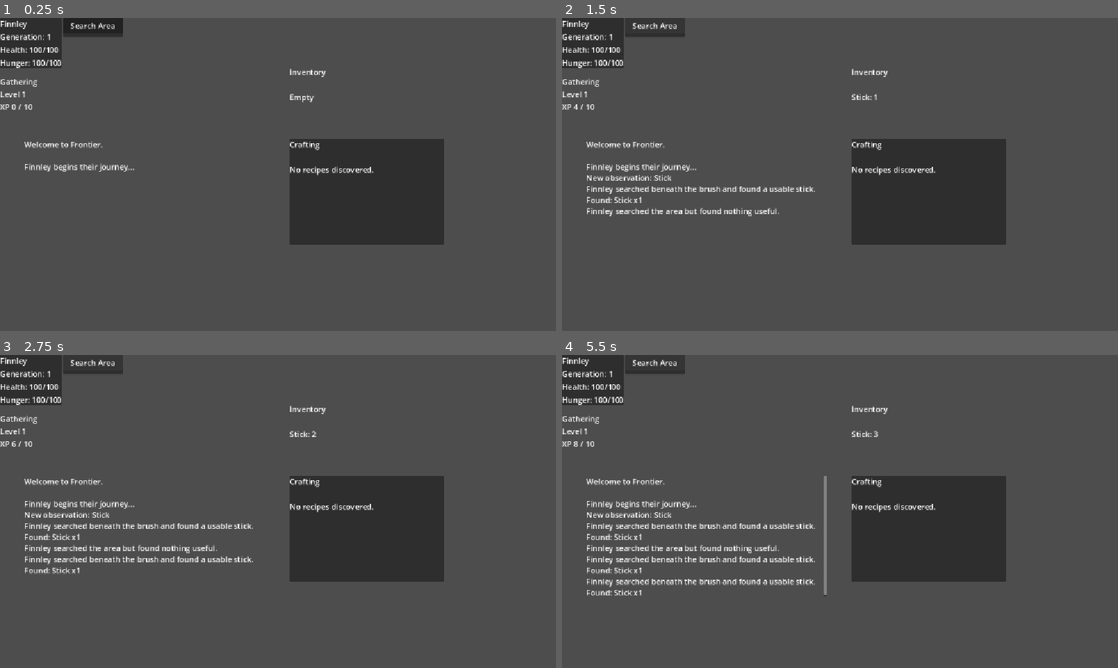
Above: before the commit, frames 1-4 (two rows, left to right).
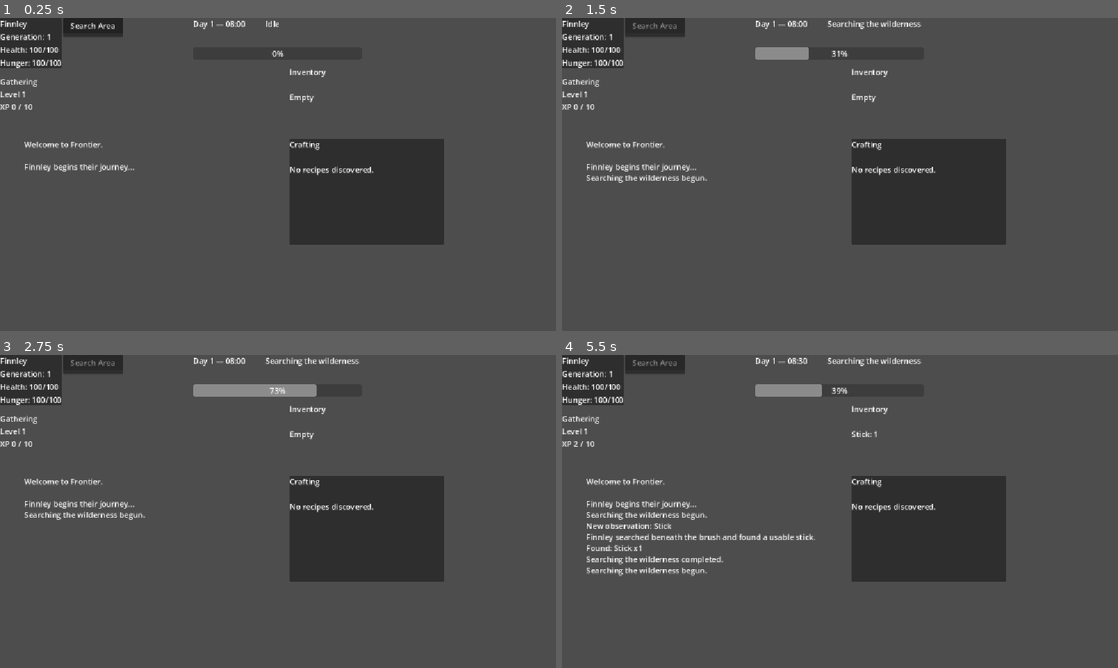
Above: after the commit, the same moments.

Repository: thegrundle-git/frontierthegame
Game: Godot game, scene res://scenes/Main.tscn
Two runs of this game, one before a commit and one after it. Both use one fixed random seed, a clock stepped at 60 frames per second and the inputs below.
Inputs (mouse positions are in pixels of both pictures, inside the frame that each line leads up to):
- Up to frame 1 (0.25 s): no input
- Up to frame 2 (1.5 s): click "Search Area" at 0.5 s; click (656, 24) at 1.25 s, where only the run before the commit has a clickable "Search Area"
- Up to frame 3 (2.75 s): click (94, 361) at 2 s, where only the run before the commit has a clickable "Search Area"
- Up to frame 4 (5.5 s): tap Enter at 4.25 s

The runs differ from the first frame. In frame 1, 0.2% of the frame differs, in the area x 34-51%, y 0-13%; in frame 2, 2.1%; in frame 3, 3.1%; in frame 4, 3.9%, in the area x 2-65%, y 0-77%.

Commit message:
v0.1.6 - Added universal timed actions

Diff:
--- a/project.godot
+++ b/project.godot
@@ -22,6 +22,8 @@
 DiscoveryDatabase="*uid://jfc5vxsamlu7"
 DiscoveryManager="*uid://dqpsuwqeclegs"
 RecipeDatabase="*uid://cejfhmr1ugfi1"
+TimeManager="*uid://bekt6l36bngmd"
+ActionManager="*uid://co7t7p8hapcmt"
 
 [display]
 
--- a/scenes/ui/GameUI.tscn
+++ b/scenes/ui/GameUI.tscn
@@ -95,5 +95,27 @@
 layout_mode = 2
 text = "Craft Stone Axe"
 
+[node name="TimeLabel" type="Label" parent="." unique_id=403008620]
+layout_mode = 0
+offset_left = 400.0
+offset_right = 509.0
+offset_bottom = 49.0
+text = "TimeLabel:
+Day 1 — 08:00"
+
+[node name="CurrentActionLabel" type="Label" parent="." unique_id=1488720176]
+layout_mode = 0
+offset_left = 550.0
+offset_right = 706.0
+offset_bottom = 49.0
+text = "Idle"
+
+[node name="ActionProgress" type="ProgressBar" parent="." unique_id=1576193156]
+layout_mode = 0
+offset_left = 400.0
+offset_top = 60.0
+offset_right = 750.0
+offset_bottom = 87.0
+
 [connection signal="pressed" from="ActionPanel/ActionList/SearchButton" to="." method="_on_search_button_pressed"]
 [connection signal="pressed" from="CraftPanel/CraftList/CraftButton" to="." method="_on_craft_button_pressed"]
--- /dev/null
+++ b/scripts/autoload/ActionManager.gd
@@ -0,0 +1,93 @@
+extends Node
+
+
+signal action_started(action_name: String)
+signal action_progress_changed(progress: float)
+signal action_completed(action_name: String)
+signal busy_changed(is_busy: bool)
+
+
+var is_busy: bool = false
+var current_action_name: String = ""
+var current_progress: float = 0.0
+
+var _elapsed_seconds: float = 0.0
+var _duration_seconds: float = 0.0
+var _game_minutes: int = 0
+var _completion_callback: Callable
+
+
+func _process(delta: float) -> void:
+	if not is_busy:
+		return
+
+	_elapsed_seconds += delta
+
+	if _duration_seconds <= 0.0:
+		current_progress = 1.0
+	else:
+		current_progress = clamp(
+			_elapsed_seconds / _duration_seconds,
+			0.0,
+			1.0
+		)
+
+	action_progress_changed.emit(current_progress)
+
+	if current_progress >= 1.0:
+		_finish_action()
+
+
+func start_action(
+	action_name: String,
+	duration_seconds: float,
+	game_minutes: int,
+	completion_callback: Callable
+) -> bool:
+	if is_busy:
+		return false
+
+	if not completion_callback.is_valid():
+		push_error(
+			"Cannot start action with an invalid callback."
+		)
+		return false
+
+	is_busy = true
+	current_action_name = action_name
+	current_progress = 0.0
+
+	_elapsed_seconds = 0.0
+	_duration_seconds = max(duration_seconds, 0.01)
+	_game_minutes = max(game_minutes, 0)
+	_completion_callback = completion_callback
+
+	busy_changed.emit(true)
+	action_started.emit(current_action_name)
+	action_progress_changed.emit(0.0)
+
+	return true
+
+
+func _finish_action() -> void:
+	var finished_action_name := current_action_name
+	var callback := _completion_callback
+	var minutes_to_advance := _game_minutes
+
+	is_busy = false
+	current_action_name = ""
+	current_progress = 0.0
+
+	_elapsed_seconds = 0.0
+	_duration_seconds = 0.0
+	_game_minutes = 0
+	_completion_callback = Callable()
+
+	TimeManager.add_minutes(minutes_to_advance)
+
+	if callback.is_valid():
+		callback.call()
+
+	action_completed.emit(finished_action_name)
+	busy_changed.emit(false)
+	action_progress_changed.emit(0.0)
--- a/scripts/autoload/GameManager.gd
+++ b/scripts/autoload/GameManager.gd
@@ -1,4 +1,11 @@
 extends Node
+
+
+const SEARCH_DURATION_SECONDS := 3.0
+const SEARCH_GAME_MINUTES := 30
+
+const CRAFT_DURATION_SECONDS := 4.0
+const CRAFT_GAME_MINUTES := 45
 
 
 var current_survivor: Survivor
@@ -34,7 +41,22 @@
 	current_survivor.initialize(survivor_data)
 
 
-func search_area() -> void:
+func search_area() -> bool:
+	if current_survivor == null:
+		return false
+
+	if ActionManager.is_busy:
+		return false
+
+	return ActionManager.start_action(
+		"Searching the wilderness",
+		SEARCH_DURATION_SECONDS,
+		SEARCH_GAME_MINUTES,
+		Callable(self, "_complete_search")
+	)
+
+
+func _complete_search() -> void:
 	if current_survivor == null:
 		return
 
@@ -46,19 +68,64 @@
 	if current_survivor == null:
 		return false
 
+	if ActionManager.is_busy:
+		return false
+
 	var recipe := RecipeDatabase.get_recipe(recipe_id)
 
 	if recipe == null:
 		return false
 
+	if current_civilization == null:
+		return false
+
+	if not current_civilization.has_recipe(recipe.id):
+		_add_event(
+			"That recipe has not been discovered."
+		)
+		return false
+
+	if not current_survivor.inventory.can_afford_recipe(
+		recipe
+	):
+		_add_event(
+			"Not enough materials to craft "
+			+ recipe.display_name
+			+ "."
+		)
+		return false
+
+	return ActionManager.start_action(
+		"Crafting " + recipe.display_name,
+		CRAFT_DURATION_SECONDS,
+		CRAFT_GAME_MINUTES,
+		Callable(
+			self,
+			"_complete_craft"
+		).bind(recipe_id)
+	)
+
+
+func _complete_craft(recipe_id: String) -> void:
+	if current_survivor == null:
+		return
+
+	var recipe := RecipeDatabase.get_recipe(recipe_id)
+
+	if recipe == null:
+		return
+
 	var craft_action := CraftAction.new()
 
-	var succeeded := craft_action.perform(
+	craft_action.perform(
 		current_survivor,
 		recipe
 	)
 
-	if succeeded and game_ui:
+	if game_ui:
 		game_ui.refresh_all()
 
-	return succeeded
+
+func _add_event(message: String) -> void:
+	if game_ui:
+		game_ui.add_event(message)
--- /dev/null
+++ b/scripts/autoload/TimeManager.gd
@@ -0,0 +1,41 @@
+extends Node
+
+
+signal time_changed
+
+
+var day: int = 1
+var hour: int = 8
+var minute: int = 0
+
+
+func add_minutes(amount: int) -> void:
+	if amount <= 0:
+		return
+
+	minute += amount
+
+	while minute >= 60:
+		minute -= 60
+		hour += 1
+
+	while hour >= 24:
+		hour -= 24
+		day += 1
+
+	time_changed.emit()
+
+
+func get_time_text() -> String:
+	return (
+		"Day "
+		+ str(day)
+		+ " — "
+		+ _two_digits(hour)
+		+ ":"
+		+ _two_digits(minute)
+	)
+
+
+func _two_digits(value: int) -> String:
+	return str(value).pad_zeros(2)
--- a/scripts/ui/GameUI.gd
+++ b/scripts/ui/GameUI.gd
@@ -8,6 +8,19 @@
 @onready var inventory_label: Label = $InventoryLabel
 @onready var gathering_label: Label = $GatheringLabel
 
+@onready var time_label: Label = $TimeLabel
+@onready var current_action_label: Label = (
+	$CurrentActionLabel
+)
+
+@onready var action_progress: ProgressBar = (
+	$ActionProgress
+)
+
+@onready var search_button: Button = (
+	$ActionPanel/ActionList/SearchButton
+)
+
 @onready var recipe_label: Label = (
 	$CraftPanel/CraftList/RecipeLabel
 )
@@ -22,8 +35,33 @@
 
 	GameManager.game_ui = self
 
+	ActionManager.action_started.connect(
+		_on_action_started
+	)
+
+	ActionManager.action_progress_changed.connect(
+		_on_action_progress_changed
+	)
+
+	ActionManager.action_completed.connect(
+		_on_action_completed
+	)
+
+	ActionManager.busy_changed.connect(
+		_on_busy_changed
+	)
+
+	TimeManager.time_changed.connect(
+		_update_time
+	)
+
 	refresh_all()
 
+	_update_time()
+	_on_busy_changed(ActionManager.is_busy)
+
+	current_action_label.text = "Idle"
+	action_progress.value = 0.0
 
 func refresh_all() -> void:
 	update_survivor()
@@ -34,6 +72,7 @@
 		update_inventory(survivor.inventory)
 
 	update_crafting()
+	_update_time()
 
 
 func add_event(event_text: String) -> void:
@@ -162,10 +201,50 @@
 	recipe_label.text = recipe_text
 
 	craft_button.disabled = (
-		not survivor.inventory.can_afford_recipe(
+		ActionManager.is_busy
+		or not survivor.inventory.can_afford_recipe(
 			recipe
 		)
 	)
+
+
+func _update_time() -> void:
+	time_label.text = TimeManager.get_time_text()
+
+
+func _on_action_started(
+	action_name: String
+) -> void:
+	current_action_label.text = action_name
+	action_progress.value = 0.0
+
+	add_event(action_name + " begun.")
+
+
+func _on_action_progress_changed(
+	progress: float
+) -> void:
+	action_progress.value = progress * 100.0
+
+
+func _on_action_completed(
+	action_name: String
+) -> void:
+	current_action_label.text = "Idle"
+	action_progress.value = 0.0
+
+	add_event(action_name + " completed.")
+
+	refresh_all()
+
+
+func _on_busy_changed(is_busy: bool) -> void:
+	search_button.disabled = is_busy
+
+	if is_busy:
+		craft_button.disabled = true
+	else:
+		update_crafting()
 
 
 func _on_search_button_pressed() -> void:
Not shown, added: scripts/autoload/ActionManager.gd.uid
Not shown, added: scripts/autoload/TimeManager.gd.uid
